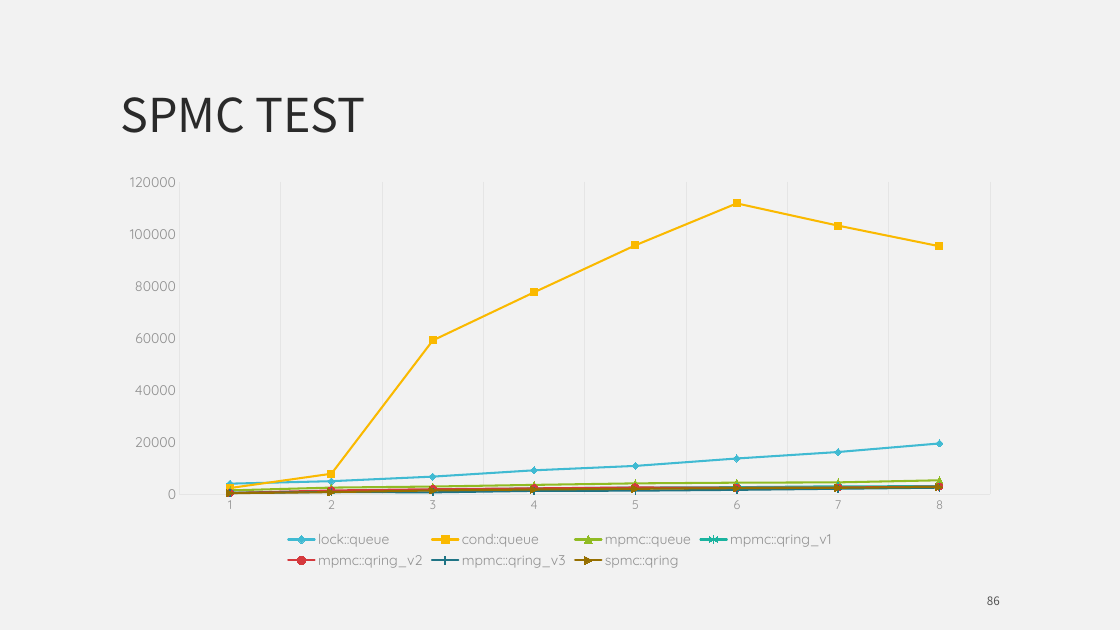
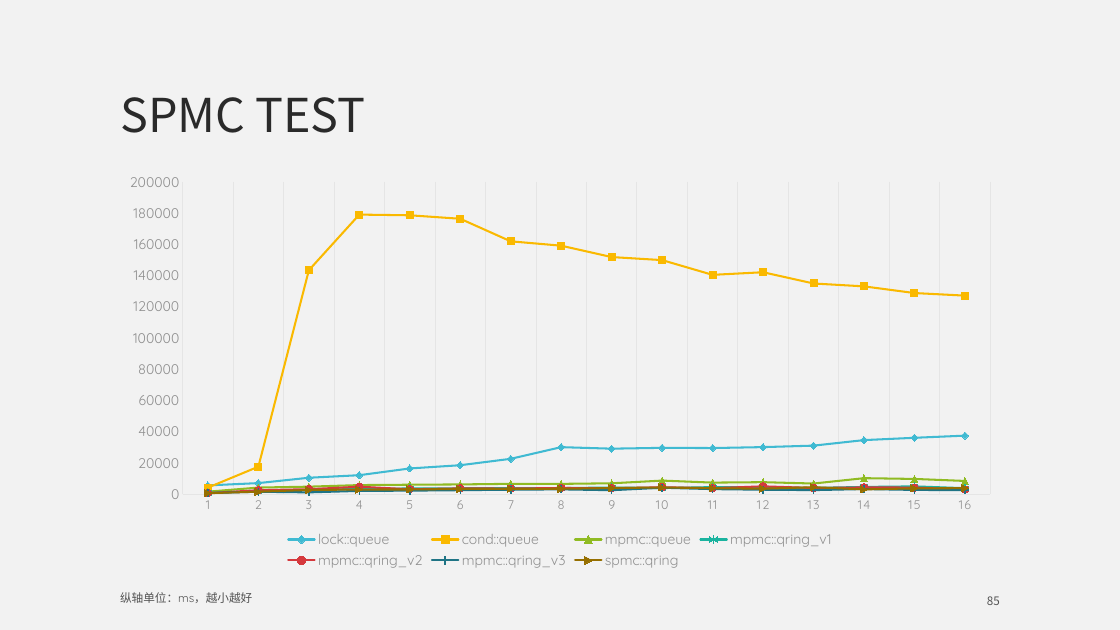
Before and after one commit to mutouyun/lock-free-queue, a slide deck: slide 85 of lock-free.pptx (slide 86 before the commit). Drawn at 1120x630 pixels with LibreOffice and Linux fonts; fonts in the diff are those of the drawing. Boxes give left, top, right and bottom in pixels: in the first picture for what was removed or moved away, otherwise in the second. Text is boxed around its words. In the diff, an @@ line names an element or a change of style, - is before the commit and + after.

Commit message:
update performance data & benchmark test

```diff
--- a/lock-free.pptx
+++ b/lock-free.pptx
@@ line chart at [112, 165, 1008, 572] @@
-categories: 1, 2, 3, 4, 5, 6, 7, 8
+categories: 1, 2, 3, 4, 5, 6, 7, 8, 9, 10, 11, 12, 13, 14, 15, 16
-lock::queue: 4000, 5000, 7000, 9000, 11000, 14000, 16000, 19000
+lock::queue: 6000, 7000, 11000, 12000, 16000, 19000, 23000, 30000, 29000, 30000, 30000, 30000, 31000, 35000, 36000, 37000
-cond::queue: 2000, 8000, 59000, 78000, 96000, 112000, 103000, 95000
+cond::queue: 4000, 18000, 143000, 179000, 179000, 176000, 162000, 159000, 152000, 150000, 140000, 142000, 135000, 133000, 129000, 127000
-mpmc::queue: 1000, 3000, 3000, 4000, 4000, 4000, 5000, 5000
+mpmc::queue: 2000, 4000, 5000, 6000, 6000, 6000, 7000, 7000, 7000, 9000, 7000, 8000, 7000, 10000, 10000, 8000
-mpmc::qring_v1: 1000, 1000, 2000, 2000, 3000, 3000, 3000, 3000
+mpmc::qring_v1: 1000, 2000, 3000, 3000, 4000, 4000, 4000, 4000, 4000, 4000, 5000, 4000, 4000, 5000, 5000, 4000
-mpmc::qring_v2: 0, 1000, 2000, 2000, 3000, 2000, 3000, 3000
+mpmc::qring_v2: 1000, 3000, 3000, 5000, 3000, 4000, 4000, 4000, 4000, 4000, 4000, 5000, 4000, 4000, 4000, 3000
-mpmc::qring_v3: 0, 1000, 1000, 1000, 1000, 2000, 2000, 2000
+mpmc::qring_v3: 1000, 2000, 1000, 2000, 2000, 3000, 3000, 3000, 3000, 4000, 3000, 3000, 3000, 3000, 3000, 3000
-spmc::qring: 0, 1000, 1000, 2000, 2000, 2000, 2000, 3000
+spmc::qring: 1000, 2000, 3000, 3000, 3000, 3000, 3000, 3000, 4000, 4000, 4000, 3000, 4000, 3000, 4000, 4000
@@ text added at [120, 592, 252, 603], 10 pt, text #545454 @@
+纵轴单位：ms，越小越好
@@ page number at [987, 596, 1000, 605]: text changed @@
-86
+85
```
Also in this commit, not shown: 8 other slides changed, 2 slides removed, 1 other file.
